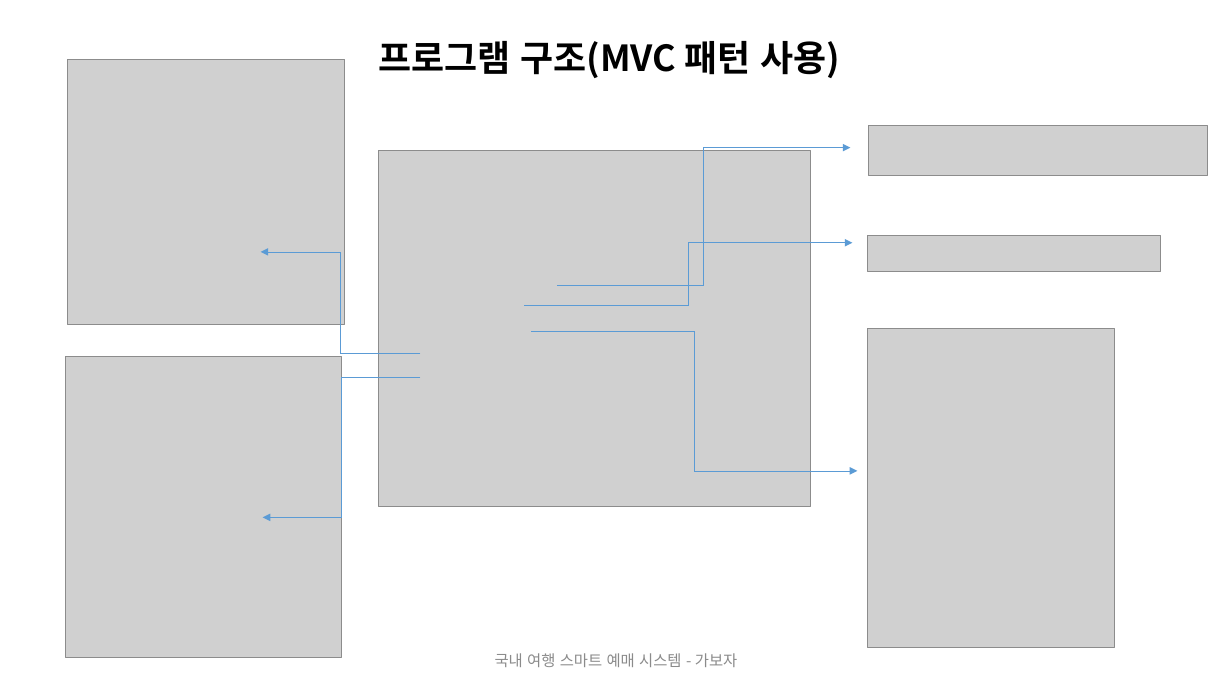
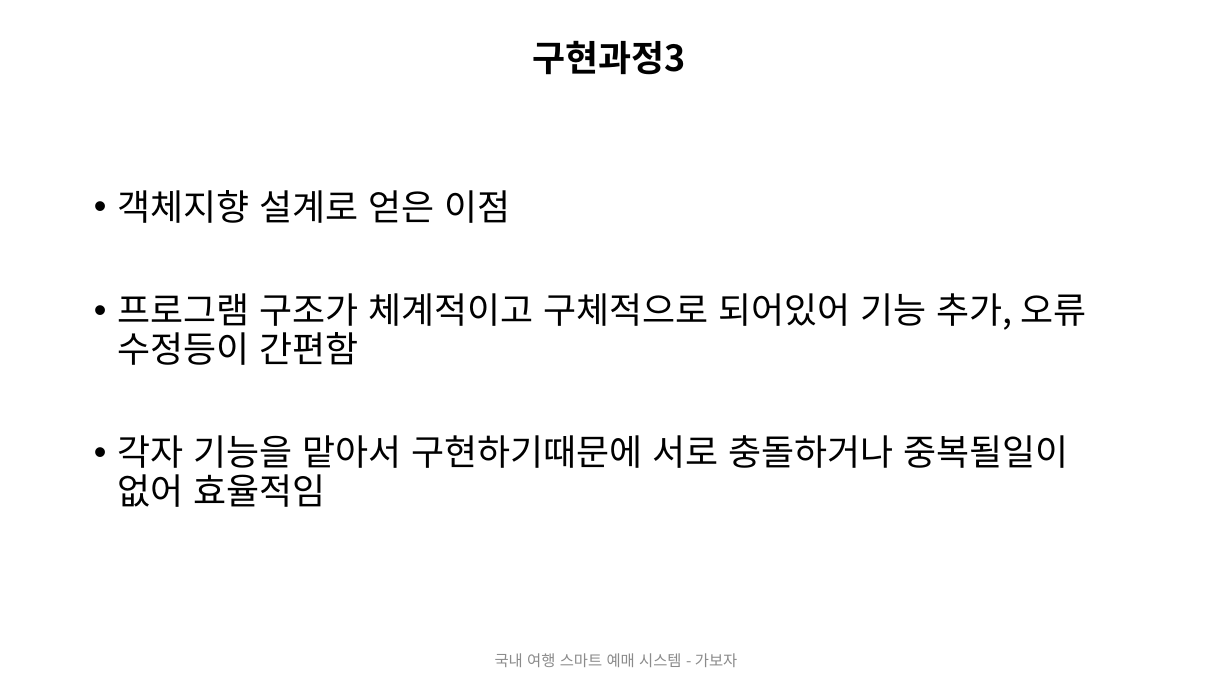
Before and after one commit to 2019-SMHRD-Deep3/JAVA_PROJECT, a slide deck: slide 13 of DOCUMENT/가보자바_pt_final.pptx (slide 9 before the commit). Drawn at 1232x693 pixels with LibreOffice and Linux fonts; fonts in the diff are those of the drawing; grey boxes stand for pictures. Boxes give left, top, right and bottom in pixels: in the first picture for what was removed or moved away, otherwise in the second. Text is boxed around its words. In the diff, an @@ line names an element or a change of style, - is before the commit and + after.

```diff
--- a/DOCUMENT/가보자바_pt_final.pptx
+++ b/DOCUMENT/가보자바_pt_final.pptx
@@ picture removed at (67,59,346,324) @@
@@ title at (533,40,686,75): text changed @@
-프로그램 구조(MVC 패턴 사용)
+구현과정3
@@ elbow arrow removed from (557, 286) to (850, 148) @@
@@ picture removed at (869,126,1208,176) @@
@@ picture removed at (379,151,811,506) @@
@@ text added at (117,190,1087,507), 28 pt, text #000000 @@
+• 객체지향 설계로 얻은 이점
+• 프로그램 구조가 체계적이고 구체적으로 되어있어 기능 추가, 오류 수정등이 간편함
+• 각자 기능을 맡아서 구현하기때문에 서로 충돌하거나 중복될일이 없어 효율적임
@@ picture removed at (868,235,1161,272) @@
@@ elbow arrow removed from (421, 353) to (261, 252) @@
@@ elbow arrow removed from (524, 305) to (853, 243) @@
@@ picture removed at (868,328,1115,647) @@
@@ picture removed at (66,357,342,657) @@
@@ elbow arrow removed from (531, 331) to (858, 471) @@
@@ elbow arrow removed from (421, 378) to (262, 518) @@
```
Also in this commit, not shown: 2 other slides changed, 5 slides added, 1 other file.
